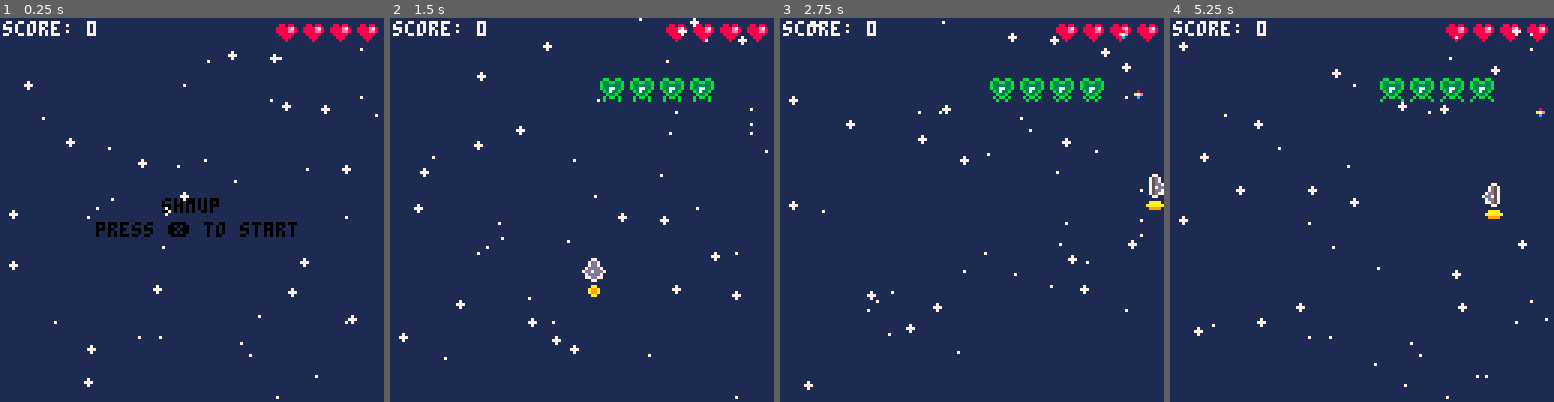
Above: before the commit, frames 1-4 (left to right).
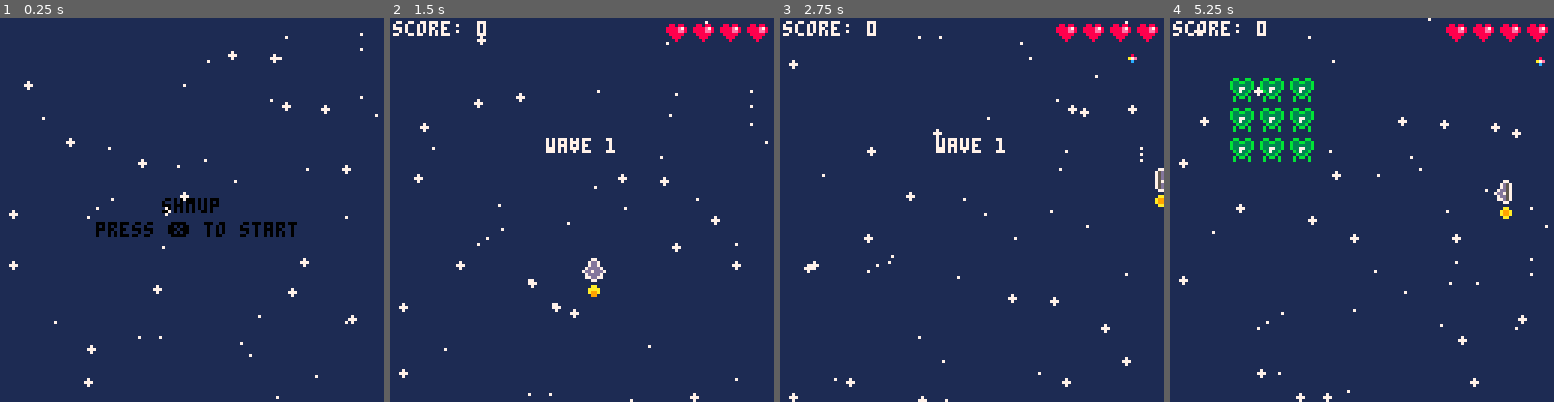
Above: after the commit, the same moments.

Repository: ehmtang/shmup_p8
Game: PICO-8 cartridge cart.p8
The game is run twice, just before and just after one commit, with the same random seed, the same clock (stepped at 60 frames per second) and the same inputs.
Inputs:
- Up to frame 1 (0.25 s): no input
- Up to frame 2 (1.5 s): tap X (X key) at 0.33, 1.07 s; tap O (Z key) at 0.7 s
- Up to frame 3 (2.75 s): hold Right 1.6-2.1 s; tap O (Z key) at 1.7, 2.1, 2.5 s; tap X (X key) at 1.85 s; hold Up 2.15-2.42 s; hold Right from 2.47 s (still down)
- Up to frame 4 (5.25 s): tap O (Z key) every 0.4 s from 2.9 to 4.9 s; tap X (X key) at 2.97, 4.08, 5.2 s; release Right at 3.03 s; hold Left 3.08-3.58 s; hold Down 3.63-3.97 s; hold Right 4.02-4.68 s; hold Up 4.73-5.03 s; hold Left from 5.08 s (still down)

The runs differ from the first frame. In frame 1, 1.0% of the frame differs, in the area x 0-99%, y 0-7%; in frame 2, 2.8%; in frame 3, 3.3%; in frame 4, 5.5%, in the area x 2-99%, y 0-100%.

Commit message:
logic to handle spawning enemies per wave

Diff:
--- a/cart.p8
+++ b/cart.p8
@@ -11,7 +11,6 @@
 #include scripts/objects/gameobject.lua
 #include scripts/scenes/flowstate.lua
 #include scripts/objects/camera.lua
-#include scripts/objects/ui.lua
 #include scripts/objects/bullet.lua
 #include scripts/objects/player.lua
 #include scripts/objects/enemy.lua
--- a/scripts/main.lua
+++ b/scripts/main.lua
@@ -9,8 +9,8 @@
 -- Update function
 function _update()
     g_time += g_dt
+    global.g_blink += 1
     g_obj_manager:update()
-    ui_obj:update()
     flowstate_manager:update_state()
 end
 
@@ -18,6 +18,5 @@
 function _draw()
     cls(1)
     g_obj_manager:draw()
-    ui_obj:draw()
     flowstate_manager:draw_state()
 end
--- a/scripts/objects/enemy.lua
+++ b/scripts/objects/enemy.lua
@@ -6,6 +6,7 @@
 enemy_obj = game_object:new({
 
     max_vel = 1,
+    n_wave = 0,
 
     vel_decay = 0.05,
     acc_decay = 0.1,
--- a/scripts/objects/gameobject.lua
+++ b/scripts/objects/gameobject.lua
@@ -15,6 +15,12 @@
         init = function() end
     }, { __index = _ENV }
 )
+
+-- Define collision layers using bit flags
+LAYER_PLAYER        = 0x01 -- 0001 (bit 0)
+LAYER_ENEMY         = 0x02 -- 0010 (bit 1)
+LAYER_PLAYER_BULLET = 0x04 -- 0100 (bit 2)
+LAYER_ENEMY_BULLET  = 0x08 -- 1000 (bit 3)
 
 -- Base gameobject class
 game_object = class:new({
--- a/scripts/objects/player.lua
+++ b/scripts/objects/player.lua
@@ -1,11 +1,10 @@
 player_obj = game_object:new({
-    max_vel = 1,
-
-    vel_decay = 0.05,
-    acc_decay = 0.1,
+    max_spd = 2,
+
+    acc_rate = 0.2,
 
     fire_time = 0,
-    fire_rate = 0.3,
+    fire_period = 0.05,
 
     exh_spr_id = 5,
     exh_anim_spd = 0.8,
@@ -31,12 +30,11 @@
         spr_h = 8
         active = true
         max_vel = 0.6
-        vel_decay = 0.05
-        acc_decay = 0.1
+        vel_decay = 0.1
         fire_time = 0
-        fire_rate = 0.3
+        fire_rate = 0.6
         exh_spr_id = 5
-        exh_anim_spd = 0.8
+        exh_anim_spd = 1.6
         exh_frame = 0
         exh_frame_pos = 0
         exh_nframes = 5
@@ -57,14 +55,14 @@
 
         -- Apply velocity decay when no input is given
         if not (btn(0) or btn(1)) then
-            vel_x -= vel_decay * sign(vel_x)
-            if abs(vel_x) < 0.01 then
+            vel_x -= acc_rate * sign(vel_x)
+            if abs(vel_x) < 0.1 then
                 vel_x = 0
             end
         end
         if not (btn(2) or btn(3)) then
-            vel_y -= vel_decay * sign(vel_y)
-            if abs(vel_y) < 0.01 then
+            vel_y -= acc_rate * sign(vel_y)
+            if abs(vel_y) < 0.1 then
                 vel_y = 0
             end
         end
@@ -74,10 +72,10 @@
 
 
         -- clamp velocities
-        if ssqr(vel_x, vel_y) > max_vel * max_vel then
+        if ssqr(vel_x, vel_y) > max_spd * max_spd then
             local nvel_x, nvel_y = norm(vel_x, vel_y)
-            vel_x = nvel_x * max_vel
-            vel_y = nvel_y * max_vel
+            vel_x = nvel_x * max_spd
+            vel_y = nvel_y * max_spd
         end
 
         -- exhaust animation
@@ -132,24 +130,26 @@
     end,
 
     player_ctrls = function(_ENV)
+        acc_x = 0
+        acc_y = 0
+
         if btn(0) then
             acc_x = -1 -- Move left
         elseif btn(1) then
             acc_x = 1  -- Move right
-        else
-            acc_x = 0
         end
 
         if btn(2) then
             acc_y = -1 -- Move up
         elseif btn(3) then
             acc_y = 1  -- Move down
-        else
-            acc_y = 0
-        end
+        end
+
+        acc_x, acc_y = norm(acc_x, acc_y)
+
 
         if btn(4) then
-            if fire_time > fire_rate then
+            if fire_time > fire_period then
                 _ENV:shoot_bullet()
             end
         end
@@ -157,7 +157,7 @@
 
     shoot_bullet = function(_ENV)
         sfx(0)
-        add(g_obj_manager.g_objs, bullet_obj:new({ pos_x = pos_x, pos_y = pos_y - 2, vel_y = -2 }))
+        add(g_obj_manager.g_objs, bullet_obj:new({ pos_x = pos_x, pos_y = pos_y - 2, vel_y = -6 }))
         muzzle_r = muzzle_rmax
         fire_time = 0
     end,
--- a/scripts/objects/ui.lua
+++ b/scripts/objects/ui.lua
@@ -1,32 +1,24 @@
-ui_obj = class:new({
-    tags = {},
-    mult = 1,
-    --score = 0,
-    name = "ui",
-    init = function(_ENV)
-        mult = 1
-        total_score = 0
-    end,
+-- ui_obj = class:new({
+--     tags = {},
+--     mult = 1,
 
-    update = function(_ENV)
 
-    end,
+--     init = function(_ENV)
+--         mult = 1
+--         total_score = 0
+--     end,
 
-    draw = function(_ENV)
-        print("score: " .. level_fs.score, 1, 1, 7)
+--     update = function(_ENV)
 
-        for i = 1, 4 do
-            if level_fs.player.lives >= i then
-                spr(level_fs.player.full_heart_spr, g_scrn[1] - i * 9, 1)
-            else
-                spr(level_fs.player.empty_heart_spr, g_scrn[1] - i * 9, 1)
-            end
-        end
-    end,
+--     end,
 
-    hit_tag = function(_ENV)
-    end,
+--     draw = function(_ENV)
 
-    sound_event = function(_ENV)
-    end
-})
+--     end,
+
+--     hit_tag = function(_ENV)
+--     end,
+
+--     sound_event = function(_ENV)
+--     end
+-- })
--- a/scripts/scenes/level.lua
+++ b/scripts/scenes/level.lua
@@ -1,37 +1,124 @@
+LVL_ENTER = 0
+LVL_PLAY = 1
+
 level_fs = flowstate:new({
     title = "base",
     player = player_obj:new(),
     spawn_rate_0 = 5,
     score = 0,
+    n_wave = 1,
+    state = LVL_ENTER,
+    enter_time = 0,
+    wave_queue = {},
+    timer_between_waves = 0,
+    wave_queue_idx = 0,
+
+
+    add_wave = function(_ENV, x, y, rows, cols)
+        add(wave_queue, { x, y, rows, cols })
+    end,
 
     spawn_wave = function(_ENV, x0, y0, row, col)
         for i = 1, row, 1 do
             x = x0 + i * 10
             for j = 1, col, 1 do
                 y = y0 + j * 10
-                add(g_obj_manager.g_objs, enemy_obj:new({ pos_x = x, pos_y = y }))
+                add(g_obj_manager.g_objs, enemy_obj:new({ pos_x = x, pos_y = y, n_wave = n_wave }))
             end
         end
     end,
 
+    generate_wave_queue = function(_ENV)
+        -- Add different waves
+        _ENV:add_wave(10, 10, 3, 3)
+        _ENV:add_wave(20, 20, 4, 4)
+        _ENV:add_wave(30, 30, 5, 5)
+    end,
+
+    is_ready = function(_ENV)
+        local live_enemies = {}
+
+        for obj in all(g_obj_manager.g_objs) do
+            if obj.layer == LAYER_ENEMY then
+                add(live_enemies, obj)
+            end
+        end
+
+        -- Check if any enemies with the current wave number are still active
+        for obj in all(live_enemies) do
+            if obj.n_wave == n_wave and obj.active then
+                return false -- Enemies still exist, not ready for the next wave
+            end
+        end
+        return true -- All enemies defeated, ready for next wave
+    end,
+
     begin = function(_ENV)
         -- Initialize player and UI if required
-        _ENV:spawn_wave(60, 10, 4, 1)
+        state = LVL_ENTER
         add(g_obj_manager.g_objs, player)
         player:init()
     end,
 
     update = function(_ENV)
-        if player.lives <= 0 then
-            player.active = false
-            return gameover_fs
+        -- Enter state: Wait before starting waves
+        if state == LVL_ENTER then
+            enter_time += g_dt
+
+            -- Move to play state after 3 seconds
+            if enter_time > 3 then
+                enter_time = 0
+                state = LVL_PLAY
+                _ENV:generate_wave_queue()
+            end
+
+
+            -- Play state: Spawn waves at intervals
+        elseif state == LVL_PLAY then
+            timer_between_waves += g_dt
+
+            -- Check if all waves have been spawned
+            if wave_queue_idx >= #wave_queue then
+                n_wave += 1
+                state = LVL_ENTER
+                wave_queue = {}    -- Clear previous wave queue
+                wave_queue_idx = 0 -- Reset index
+                return
+            elseif _ENV:is_ready() then
+                wave_queue_idx += 1
+                local wave_desc = wave_queue[wave_queue_idx]
+                _ENV:spawn_wave(wave_desc[1], wave_desc[2], wave_desc[3], wave_desc[4])
+            end
+
+            -- Go to Game Over flowstate
+            if player.lives <= 0 then
+                player.active = false
+                return gameover_fs
+            end
         end
-
-        g_obj_manager:update()
     end,
 
     draw = function(_ENV)
-        g_obj_manager:draw()
+        -- Enter state: Draw wave number
+        if state == LVL_ENTER then
+            txt = "wave " .. n_wave
+            print(txt, 64 - (#txt * 2), 40, blink(7, 0))
+
+            -- Play state: Draw
+        elseif state == LVL_PLAY then
+
+        end
+
+        -- Draw regardless of state
+        print("score: " .. level_fs.score, 1, 1, 7)
+
+        for i = 1, 4 do
+            if level_fs.player.lives >= i then
+                spr(level_fs.player.full_heart_spr, g_scrn[1] - i * 9, 1)
+            else
+                spr(level_fs.player.empty_heart_spr, g_scrn[1] - i * 9, 1)
+            end
+        end
     end
 })
 
--- a/scripts/scenes/splash.lua
+++ b/scripts/scenes/splash.lua
@@ -11,7 +11,6 @@
     end,
 
     update = function(_ENV)
-        global.g_blink += 1
 
         if btnp(5) then
             return menu_fs
--- a/scripts/utilities/globals.lua
+++ b/scripts/utilities/globals.lua
@@ -1,13 +1,7 @@
 g_scrn              = { 128, 128 } -- screen size
-g_dt                = 0.033 --delta time
-g_time              = 0 --total time
-g_blink             = 1 -- txt blink increment
-
--- Define collision layers using bit flags
-LAYER_PLAYER        = 0x01 -- 0001 (bit 0)
-LAYER_ENEMY         = 0x02 -- 0010 (bit 1)
-LAYER_PLAYER_BULLET = 0x04 -- 0100 (bit 2)
-LAYER_ENEMY_BULLET  = 0x08 -- 1000 (bit 3)
+g_dt                = 0.033        --delta time
+g_time              = 0            --total time
+g_blink             = 1            -- txt blink increment
 
 function print_bold(text, x, y)
     print(text, x, y - 1, 7)
@@ -46,7 +40,11 @@
 
 function norm(x, y)
     local len_sq = ssqr(x, y)
-    return len_sq > 0 and (x / sqrt(len_sq)), (y / sqrt(len_sq)) or 0, 0
+    if len_sq > 0 then
+        return x / sqrt(len_sq), y / sqrt(len_sq)
+    else
+        return 0, 0
+    end
 end
 
 -- Check first object's mask with second object's layer
